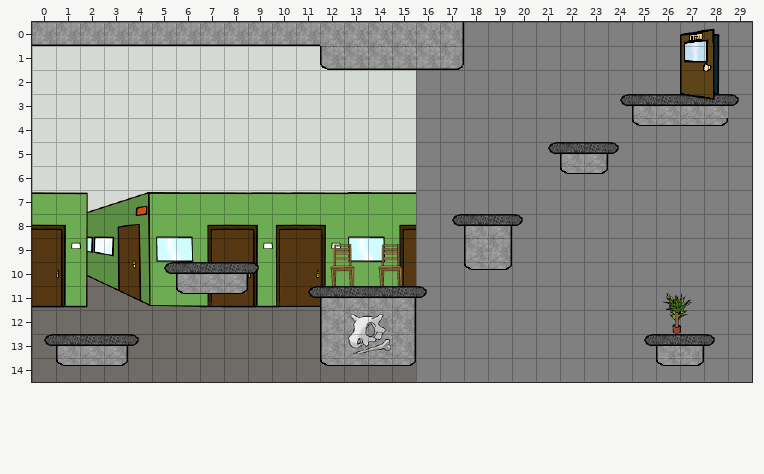
An edit to a level. Tiled map (JSON), data/map/area02.json. Above: the version before the commit.
Cells are 32x32 px. Shown: x 0..29, y 0..14.
After the commit:
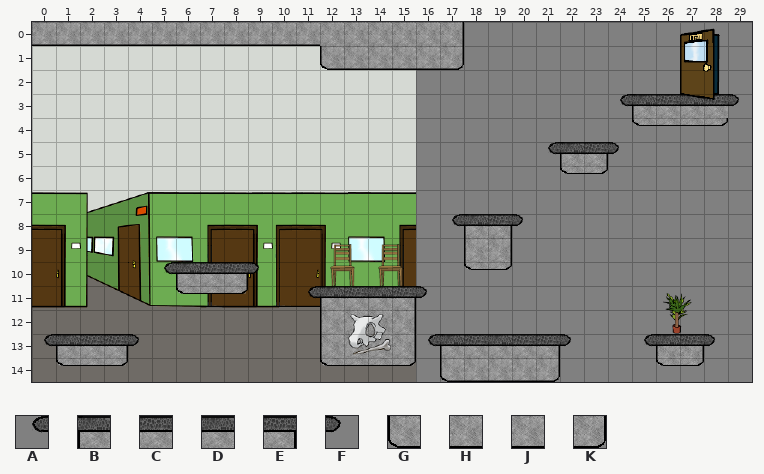
Key: from "area01_baf_level": A 1, B 2, C 3, D 4, E 7, F 8, G 62, H 63, J 64, K 67.
_ is an empty cell.
From old to new:
Layer "Foreground":
y 13: x 16..22 _______ -> ABCDCEF
y 14: x 17..21 _____ -> GHJHK
Pixel boxes of the changes (left, top, right, bottom) in both pictures:
added: (428, 334, 571, 382)
